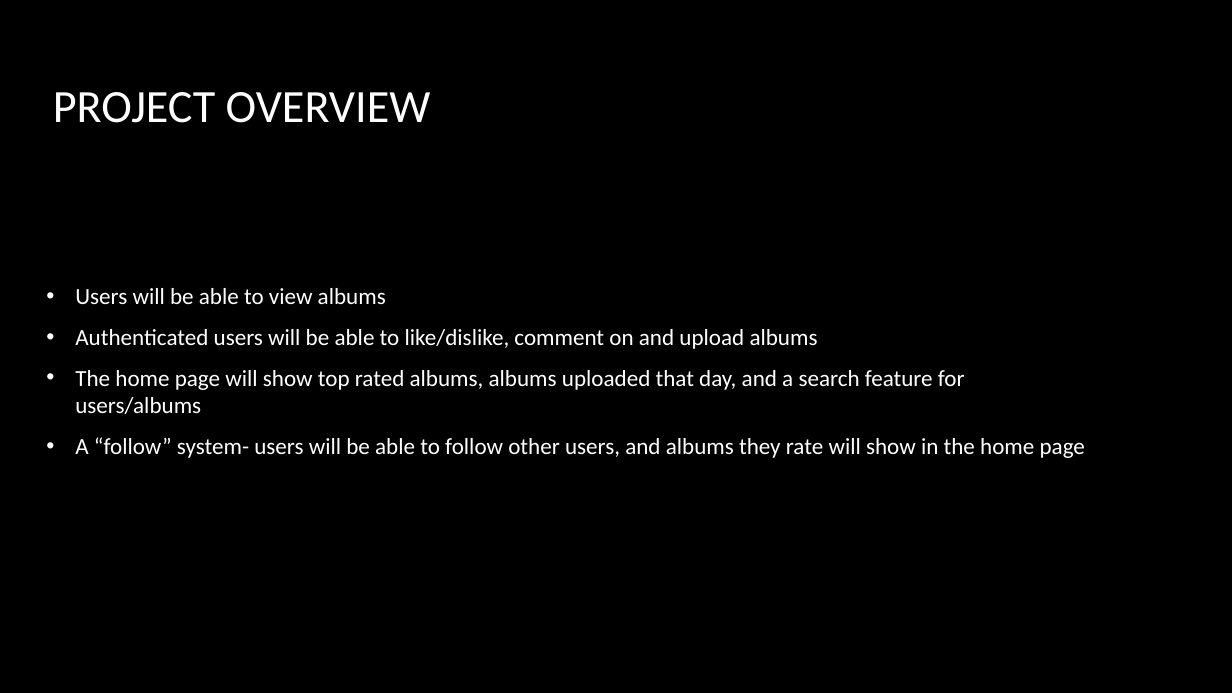
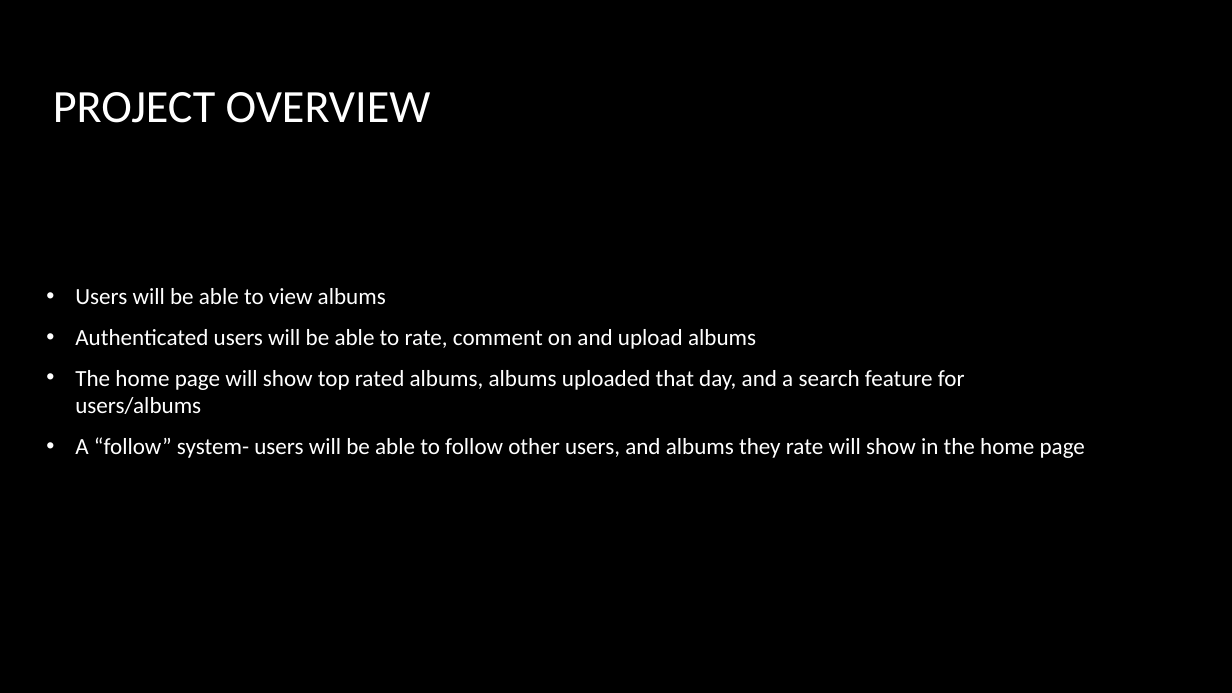
Before and after one commit to MalachyMcGinnity/WAD2GroupProject, a slide deck: slide 2 of WAD2 Group Project Design Spec.pptx. Drawn at 1232x693 pixels with LibreOffice and Linux fonts; fonts in the diff are those of the drawing; background and template pictures are left out. Boxes give left, top, right and bottom in pixels: in the first picture for what was removed or moved away, otherwise in the second. Text is boxed around its words. In the diff, an @@ line names an element or a change of style, - is before the commit and + after.

```diff
--- a/WAD2 Group Project Design Spec.pptx
+++ b/WAD2 Group Project Design Spec.pptx
@@ text at bbox=[75, 329, 756, 349]: text changed @@
-• Authenticated users will be able to like/dislike, comment on and upload albums
+• Authenticated users will be able to rate, comment on and upload albums
```
Also in this commit, not shown: 4 other slides changed.
